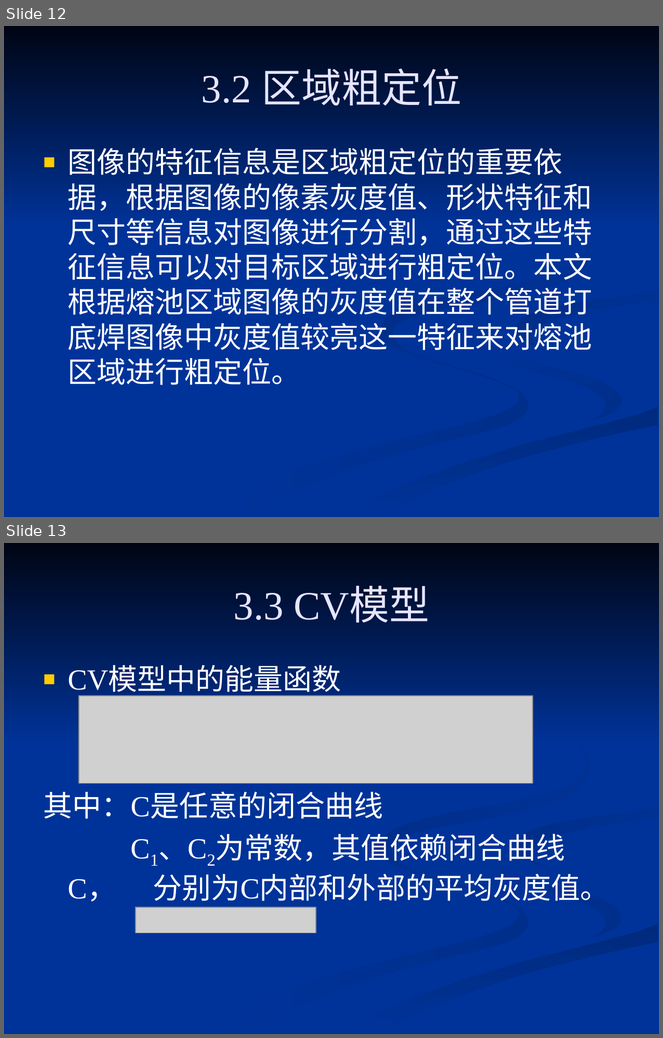
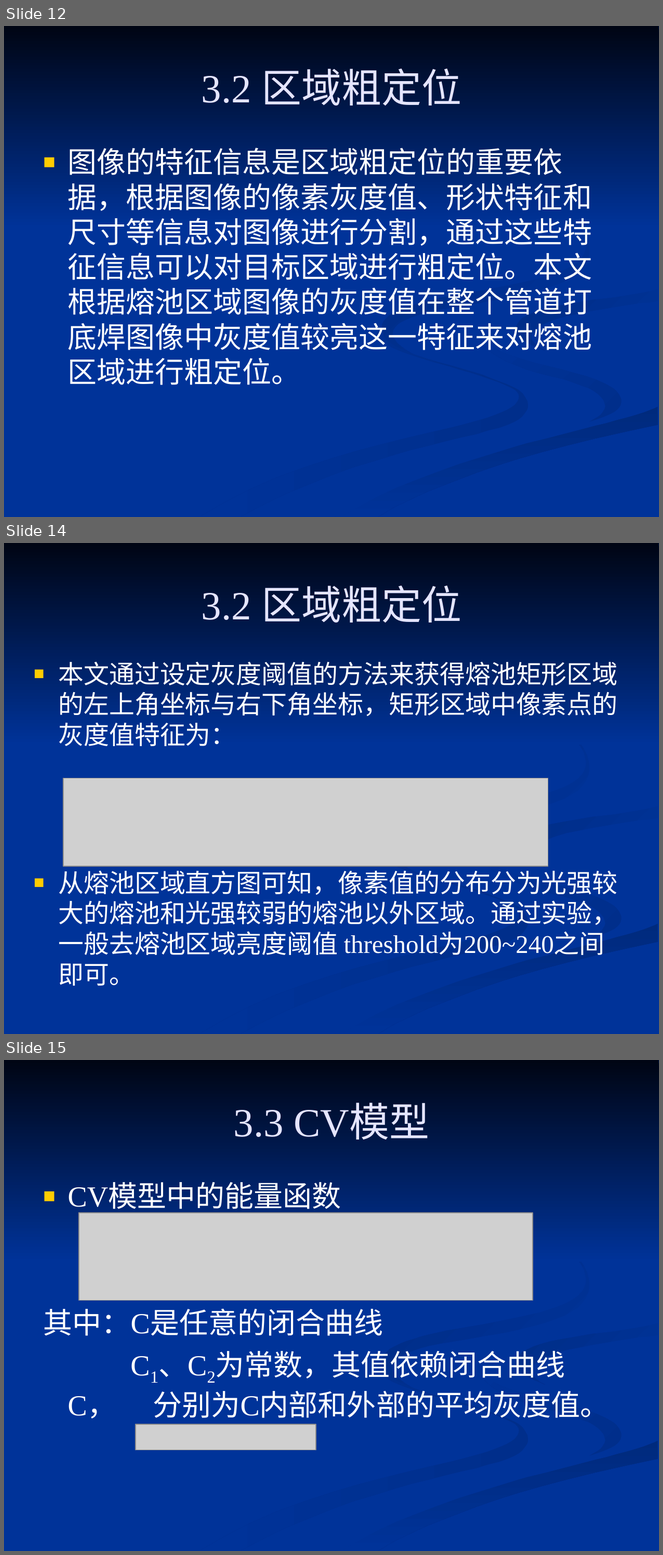
Before and after one commit to 61--/weiyanmin, a slide deck: 工程硕士/基于被动光的管道打底MIG焊焊缝图像处理算法的研究.ppt. Shown one above the other, each under a label of ours: slides 12 and 13 before the commit, slides 12, 14 and 15 after it; the slides between them are not shown. The pictures are 663x1038 and 663x1555 pixels, drawn with LibreOffice and Linux fonts; fonts in the diff are those of the drawing; grey boxes stand for pictures. Boxes give left, top, right and bottom in pixels: in the first picture for what was removed or moved away, otherwise in the second. Text is boxed around its words. In the diff, an @@ line names an element or a change of style, - is before the commit and + after.

```diff
--- a/工程硕士/基于被动光的管道打底MIG焊焊缝图像处理算法的研究.ppt
+++ b/工程硕士/基于被动光的管道打底MIG焊焊缝图像处理算法的研究.ppt
@@ slide 14 added at <box>4,543,659,1034</box>, background #003399; not listed: 7 template elements that a slide beside it also shows @@
@@ title added at <box>202,586,462,623</box>, 44 pt, text #E5E5FF @@
+3.2 区域粗定位
@@ text added at <box>58,662,618,986</box>, 28 pt, text #FFFFFF @@
+■ 本文通过设定灰度阈值的方法来获得熔池矩形区域的左上角坐标与右下角坐标，矩形区域中像素点的灰度值特征为：
+■ 从熔池区域直方图可知，像素值的分布分为光强较大的熔池和光强较弱的熔池以外区域。通过实验，一般去熔池区域亮度阈值 threshold为200~240之间即可。
@@ picture added at <box>63,778,548,866</box> @@
@@ what was slide 13 is now slide 15 @@
```
Also in this commit, not shown: 2 slides changed, 4 other slides added.
